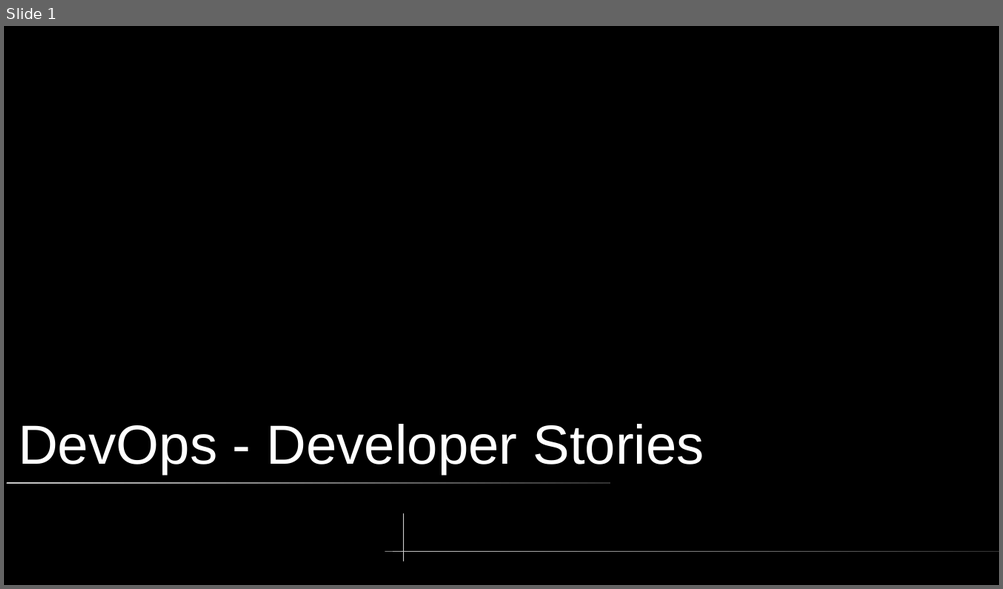
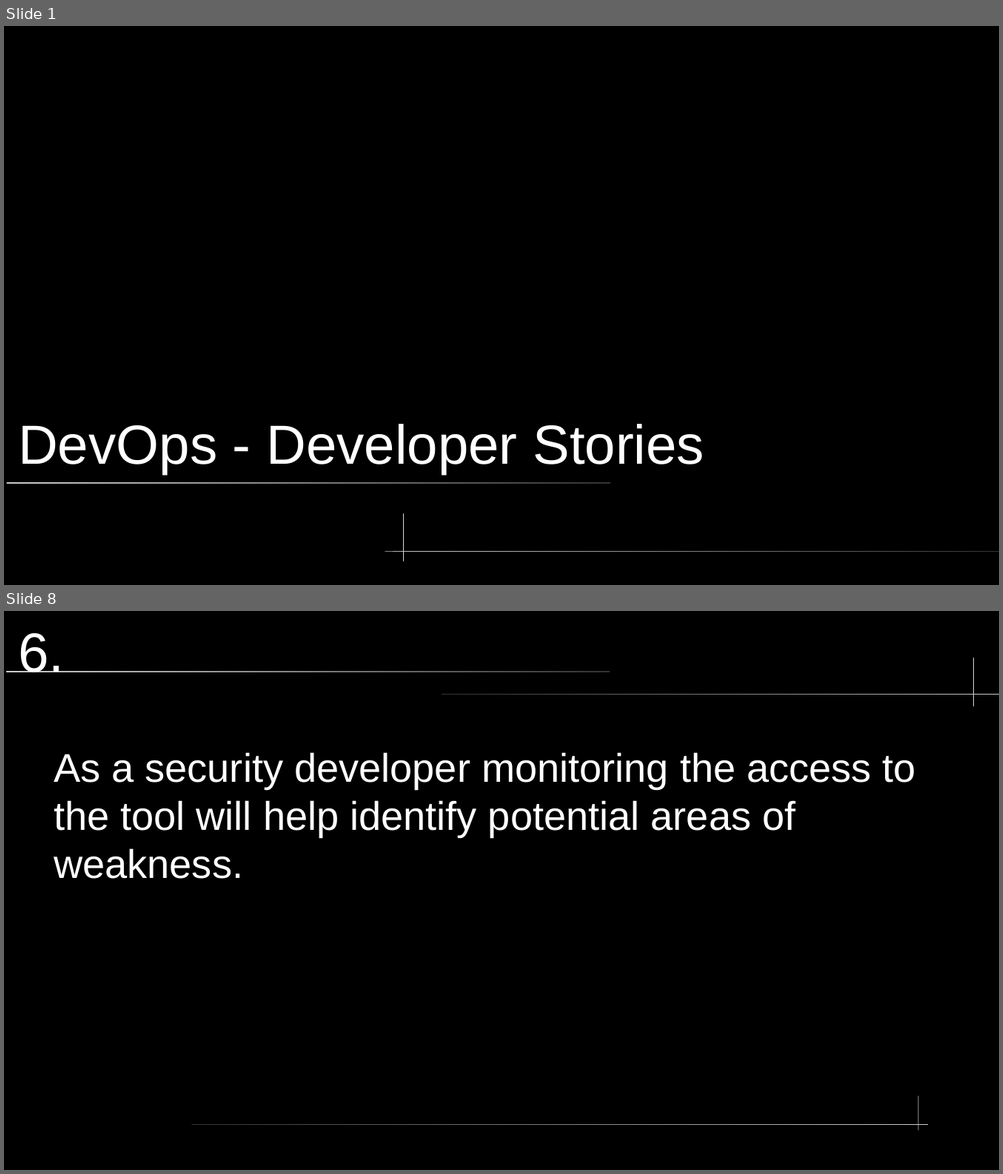
Before and after one commit to somewun/adt-devops, a slide deck: topic-02/Developer Stories.pptx. Shown one above the other, each under a label of ours: slide 1 before the commit, slides 1 and 8 after it; the slides between them are not shown. The pictures are 1003x589 and 1003x1174 pixels, drawn with LibreOffice and Linux fonts; fonts in the diff are those of the drawing. Boxes give left, top, right and bottom in pixels: in the first picture for what was removed or moved away, otherwise in the second. Text is boxed around its words. In the diff, an @@ line names an element or a change of style, - is before the commit and + after.

```diff
--- a/topic-02/Developer Stories.pptx
+++ b/topic-02/Developer Stories.pptx
@@ slide 8 added at [4, 611, 999, 1170], background #000000 @@
@@ title added at [18, 633, 64, 672], 44 pt, text #FFFFFF @@
+6.
@@ rounded rectangle added at [5, 670, 609, 672], fill gradient #CCCCCC to #333333 @@
@@ freeform shape added at [973, 658, 974, 706], fill #CCCCCC @@
@@ rounded rectangle added at [442, 694, 999, 695], fill gradient #333333 to #CCCCCC @@
@@ text added at [54, 752, 916, 879], 32 pt, text #FFFFFF @@
+As a security developer monitoring the access to the tool will help identify potential areas of weakness.
@@ freeform shape added at [918, 1096, 919, 1130], fill #CCCCCC @@
@@ rounded rectangle added at [192, 1125, 928, 1125], fill gradient #333333 to #CCCCCC @@
```
Also in this commit, not shown: 8 other slides added, 8 slides removed, 1 other file.
